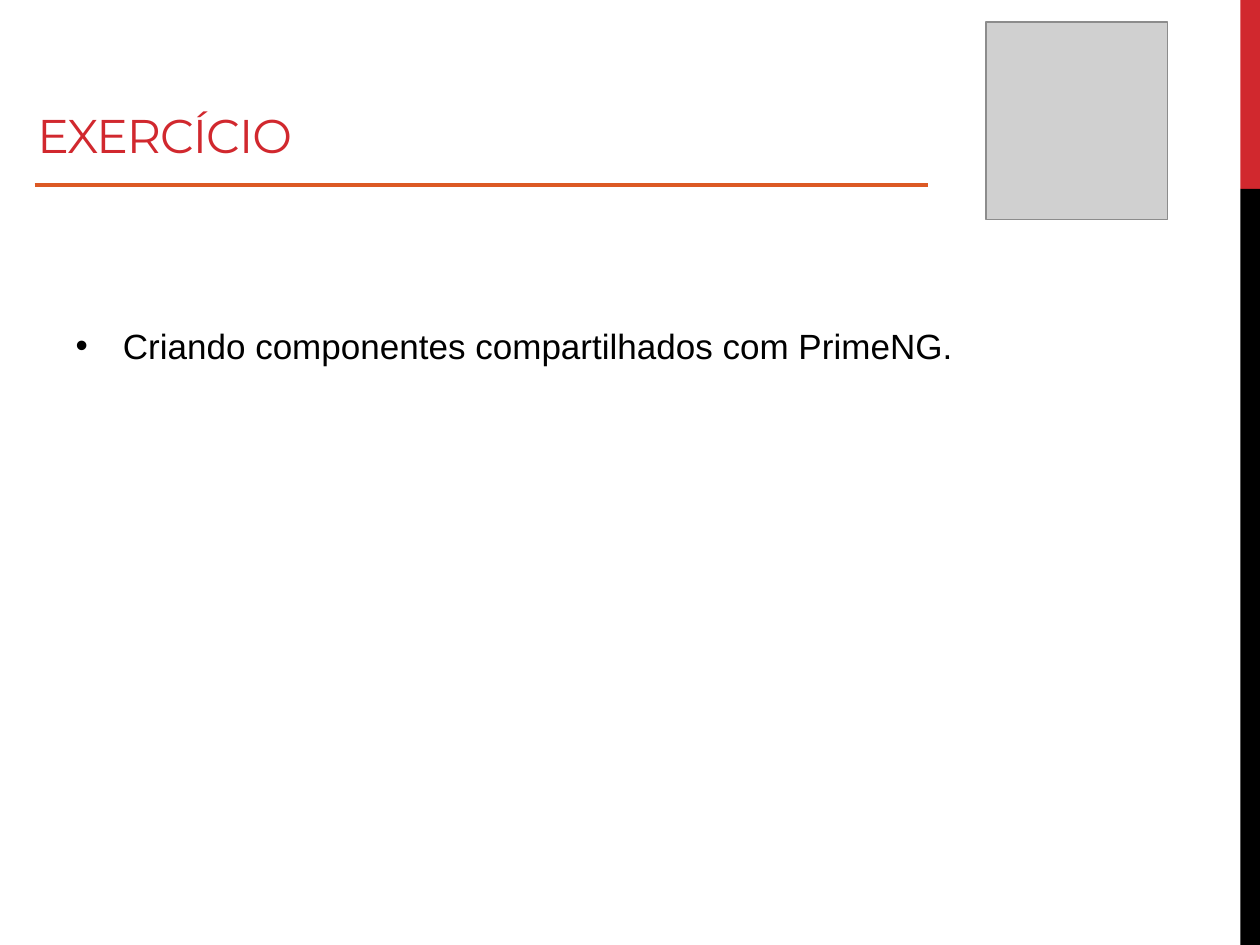
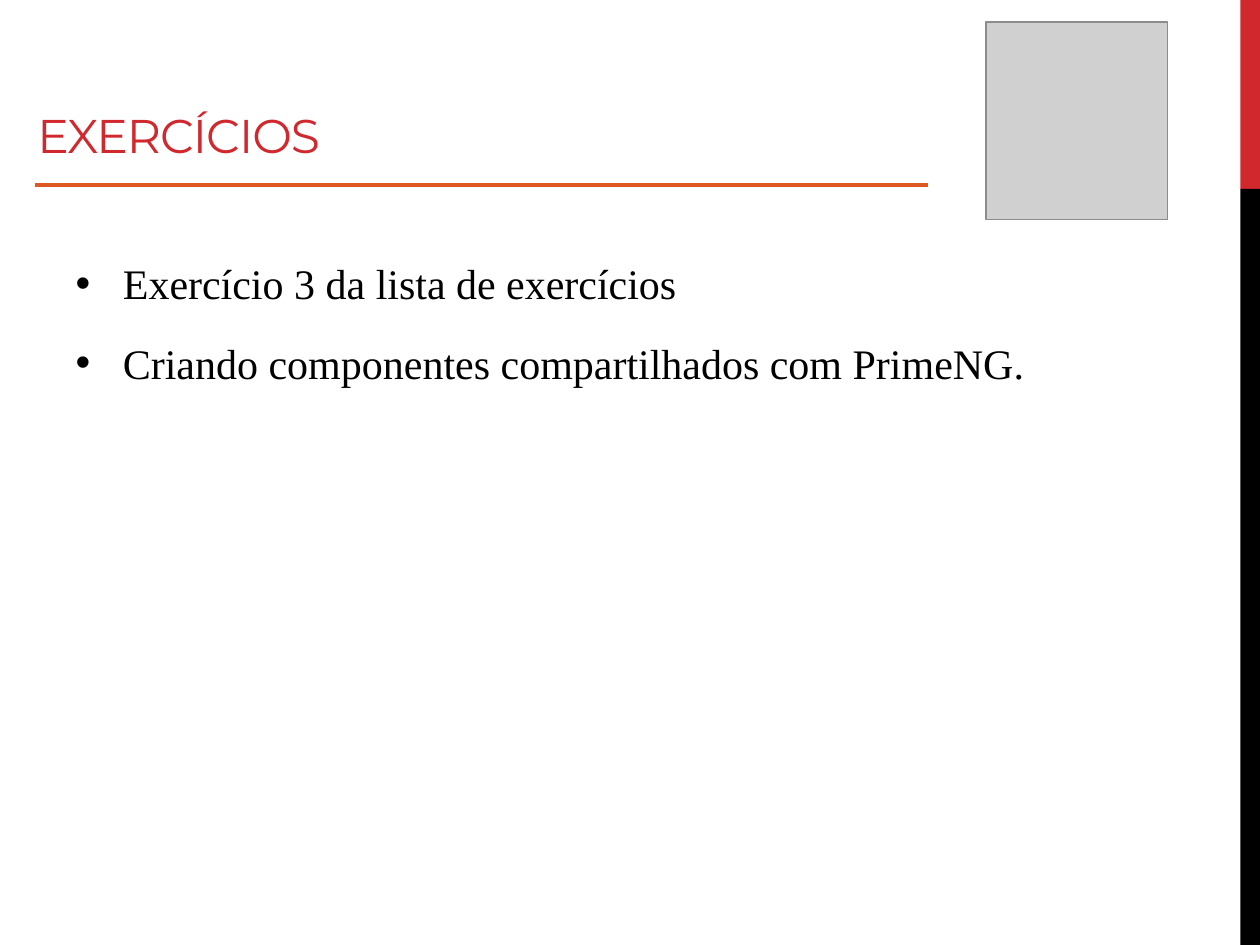
Before and after one commit to roney-amorim/workshop-angular, a slide deck: slide 42 of Módulo 2/Modulo 2.pptx. Drawn at 1260x945 pixels with LibreOffice and Linux fonts; fonts in the diff are those of the drawing; grey boxes stand for pictures. Boxes give left, top, right and bottom in pixels: in the first picture for what was removed or moved away, otherwise in the second. Text is boxed around its words. In the diff, an @@ line names an element or a change of style, - is before the commit and + after.

```diff
--- a/Módulo 2/Modulo 2.pptx
+++ b/Módulo 2/Modulo 2.pptx
@@ title at (x1=37, y1=111, x2=320, y2=154): text changed @@
-EXERCÍCIO
+EXERCÍCIOS
@@ text at (x1=123, y1=269, x2=676, y2=300): paragraph added @@
+• Exercício 3 da lista de exercícios
@@ text at (x1=123, y1=350, x2=1024, y2=388): size 20 to 24 pt, font Arial to Times New Roman in "Criando componentes compartilhados com PrimeNG." @@
```
Also in this commit, not shown: 15 other slides changed, 2 slides added, 2 slides removed, 7 other files.
